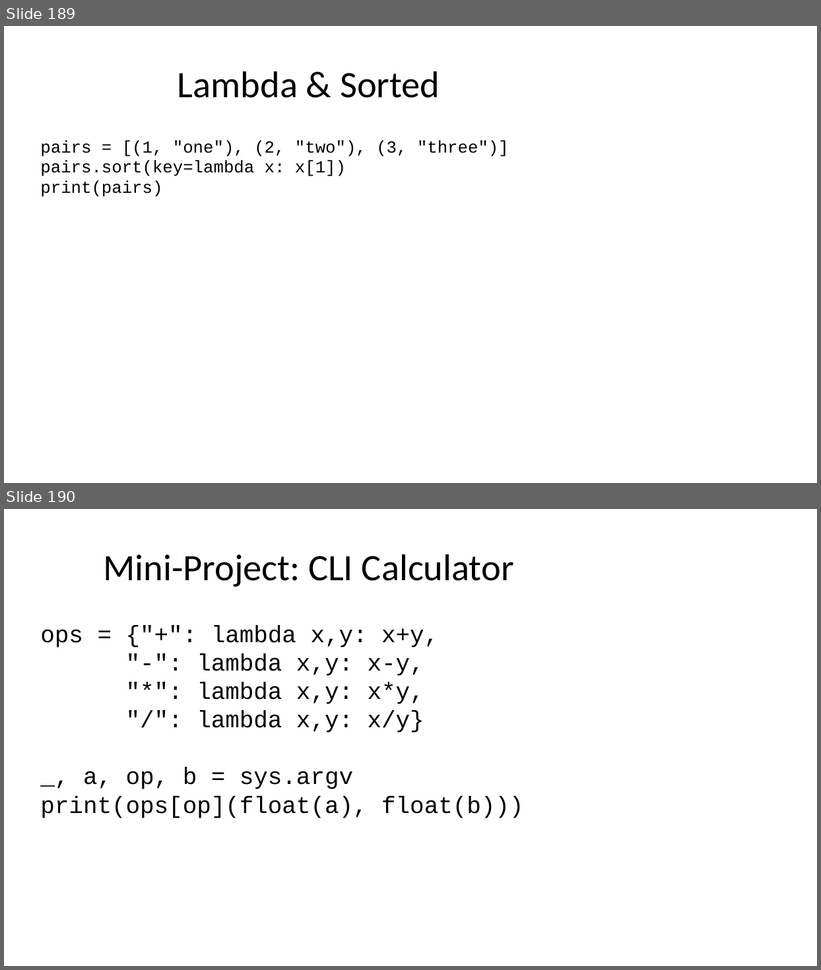
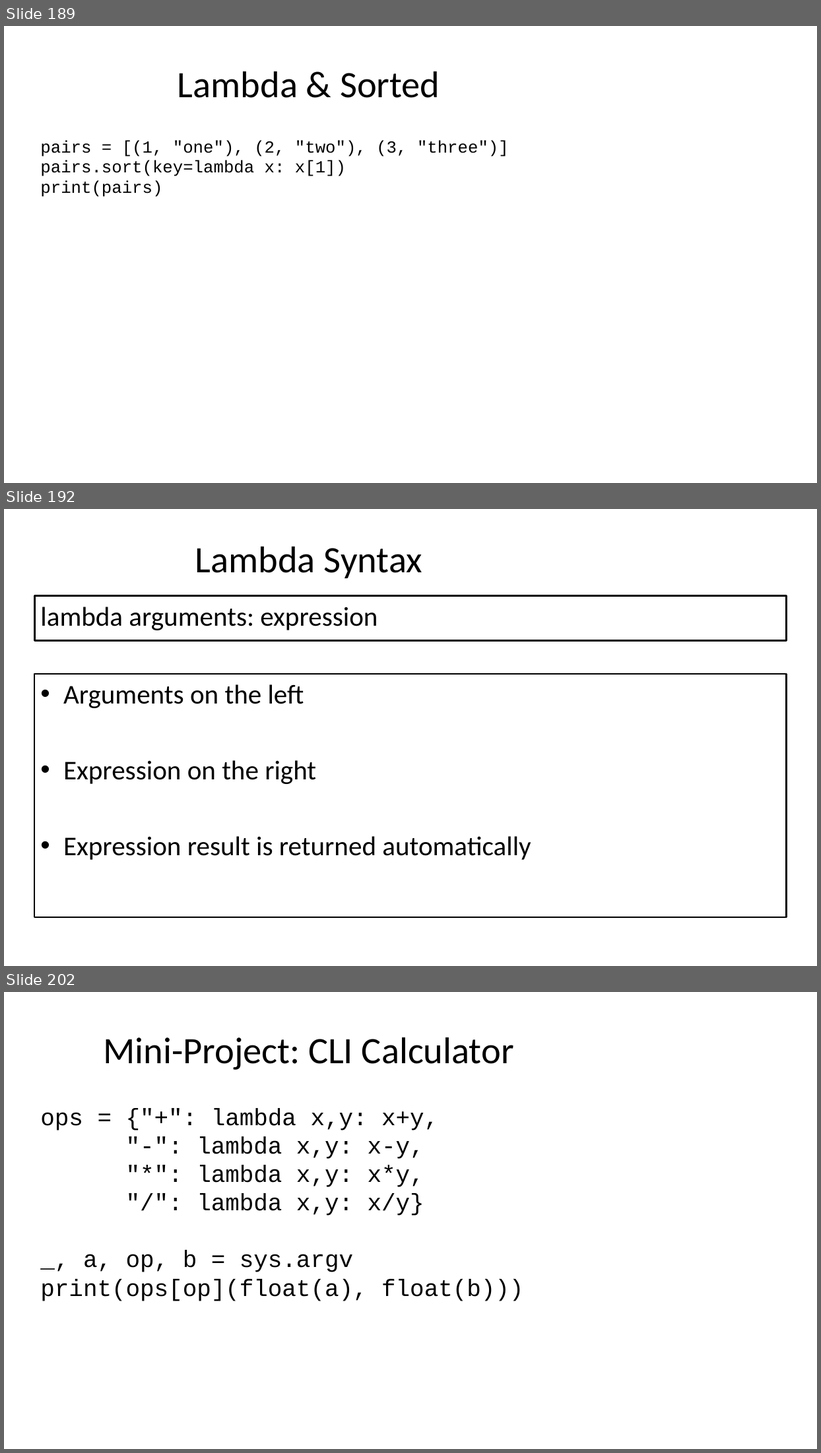
Before and after one commit to seanwhs/3-Day-Python-Crash-Course, a slide deck: Python_Crash_Course_2025.pptx. Shown one above the other, each under a label of ours: slides 189 and 190 before the commit, slides 189, 192 and 202 after it; the slides between them are not shown. The pictures are 821x970 and 821x1453 pixels, drawn with LibreOffice and Linux fonts; fonts in the diff are those of the drawing. Boxes give left, top, right and bottom in pixels: in the first picture for what was removed or moved away, otherwise in the second. Text is boxed around its words. In the diff, an @@ line names an element or a change of style, - is before the commit and + after.

```diff
--- a/Python_Crash_Course_2025.pptx
+++ b/Python_Crash_Course_2025.pptx
@@ slide 192 added at (x1=4, y1=509, x2=817, y2=966), background #FFFFFF @@
@@ title added at (x1=195, y1=546, x2=422, y2=578), 44 pt, text #000000 @@
+Lambda Syntax
@@ text added at (x1=34, y1=596, x2=787, y2=642), fill #FFFFFF, outline #000000 2 pt, 32 pt, text #000000 @@
+lambda arguments: expression
@@ rectangle added at (x1=34, y1=674, x2=787, y2=918), fill #FFFFFF, outline #000000 2 pt, 32 pt, text #000000 @@
+• Arguments on the left
+• Expression on the right
+• Expression result is returned automatically
@@ what was slide 190 is now slide 202 @@
```
Also in this commit, not shown: 11 other slides added.
